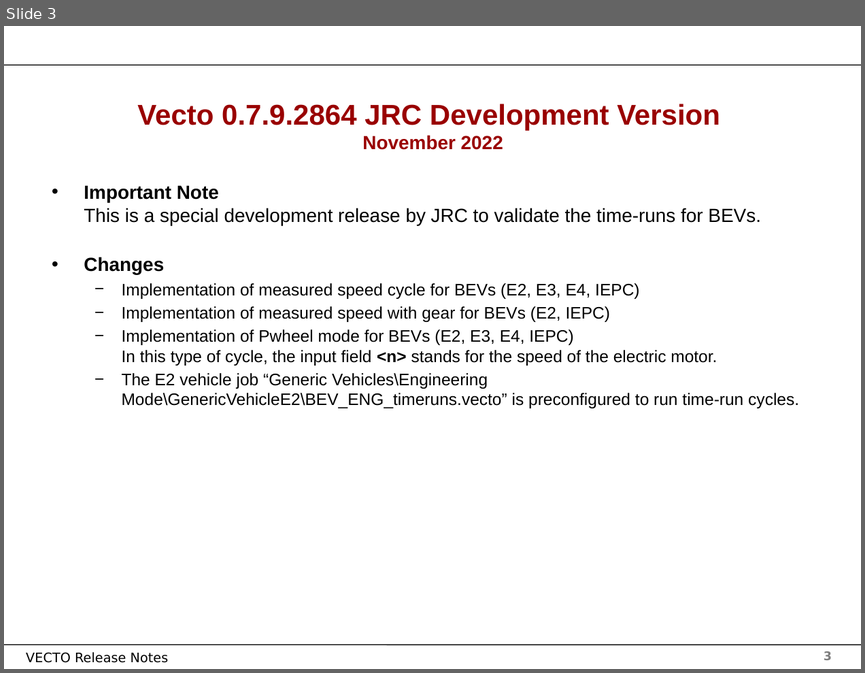
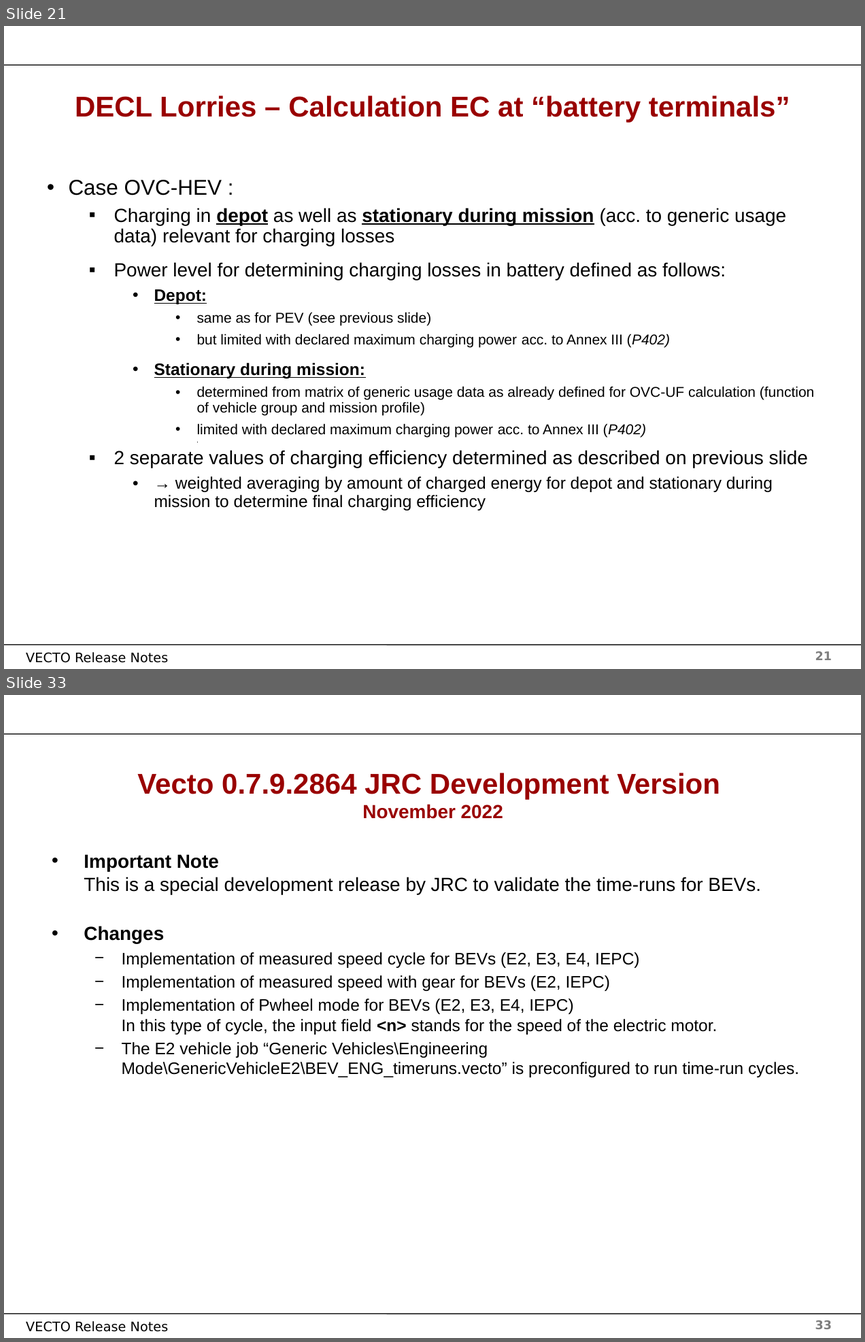
Before and after one commit to tanawadeatharva/BharatVECTO, a slide deck: Documentation/User Manual Source/Release Notes Vecto3.x.pptx. Shown one above the other, each under a label of ours: slide 3 before the commit, slides 21 and 33 after it; the slides between them are not shown. The pictures are 865x673 and 865x1342 pixels, drawn with LibreOffice and Linux fonts; fonts in the diff are those of the drawing; background and template pictures are left out. Boxes give left, top, right and bottom in pixels: in the first picture for what was removed or moved away, otherwise in the second. Text is boxed around its words. In the diff, an @@ line names an element or a change of style, - is before the commit and + after.

```diff
--- a/Documentation/User Manual Source/Release Notes Vecto3.x.pptx
+++ b/Documentation/User Manual Source/Release Notes Vecto3.x.pptx
@@ slide 21 added at [4,26,861,669], background #FFFFFF; not listed: 4 template elements that a slide beside it also shows @@
@@ title added at [75,95,790,122], 24 pt, text #990000, bold @@
+DECL Lorries – Calculation EC at “battery terminals”
@@ text added at [68,180,814,510], 12 pt, text #000000 @@
+• Case OVC-HEV :
+  ▪ Charging in depot as well as stationary during mission (acc. to generic usage data) relevant for charging losses
+  ▪ Power level for determining charging losses in battery defined as follows:
+    • Depot:
+      • same as for PEV (see previous slide)
+      • but limited with declared maximum charging power acc. to Annex III (P402)
+    • Stationary during mission:
+      • determined from matrix of generic usage data as already defined for OVC-UF calculation (function of vehicle group and mission profile)
+      • limited with declared maximum charging power acc. to Annex III (P402)
+  ▪ 2 separate values of charging efficiency determined as described on previous slide
+    • → weighted averaging by amount of charged energy for depot and stationary during mission to determine final charging efficiency
@@ what was slide 3 is now slide 33 @@
@@ page number at [815,1320,832,1329]: text changed @@
-3
+33
```
Also in this commit, not shown: 29 other slides added.
